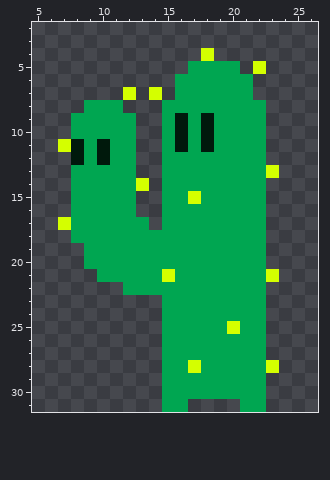
Two states of a pixel-art sprite, sprites/sPlayer6/layers/18ac662a-1482-49bd-bb9c-d6de8b1b7c3c/6a3ce9b7-af78-49fb-88b2-74bdfdd4d384.png. The picture above was drawn from the file before the commit.
The file is 32x32 pixels. Shown: x 5..26, y 2..31.
Now the later version:
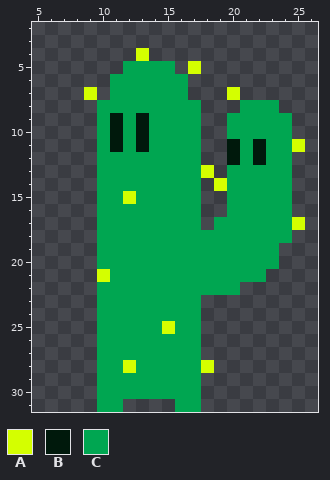
Palette (. is transparent): A #d4ff00  B #00190c  C #00a651
From old to new:
@@ x 5..26 @@
  3 ......................
- 4 .............A........
- 5 ............CCCC.A....
- 6 ...........CCCCCC.....
- 7 .......A.A.CCCCCC.....
- 8 ....CCC...CCCCCCCC....
- 9 ...CCCCC..CBCBCCCC....
-10 ...CCCCC..CBCBCCCC....
-11 ..ABCBCC..CBCBCCCC....
-12 ...BCBCC..CCCCCCCC....
-13 ...CCCCC..CCCCCCCCA...
-14 ...CCCCCA.CCCCCCCC....
-15 ...CCCCC..CCACCCCC....
-16 ...CCCCC..CCCCCCCC....
-17 ..ACCCCCC.CCCCCCCC....
-18 ...CCCCCCCCCCCCCCC....
-19 ....CCCCCCCCCCCCCC....
-20 ....CCCCCCCCCCCCCC....
-21 .....CCCCCACCCCCCCA...
-22 .......CCCCCCCCCCC....
-23 ..........CCCCCCCC....
-24 ..........CCCCCCCC....
-25 ..........CCCCCACC....
-26 ..........CCCCCCCC....
-27 ..........CCCCCCCC....
-28 ..........CCACCCCCA...
-29 ..........CCCCCCCC....
-30 ..........CCCCCCCC....
-31 ..........CC....CC....
+ 4 ........A.............
+ 5 .......CCCC.A.........
+ 6 ......CCCCCC..........
+ 7 ....A.CCCCCC...A......
+ 8 .....CCCCCCCC...CCC...
+ 9 .....CBCBCCCC..CCCCC..
+10 .....CBCBCCCC..CCCCC..
+11 .....CBCBCCCC..BCBCCA.
+12 .....CCCCCCCC..BCBCC..
+13 .....CCCCCCCCA.CCCCC..
+14 .....CCCCCCCC.ACCCCC..
+15 .....CCACCCCC..CCCCC..
+16 .....CCCCCCCC..CCCCC..
+17 .....CCCCCCCC.CCCCCCA.
+18 .....CCCCCCCCCCCCCCC..
+19 .....CCCCCCCCCCCCCC...
+20 .....CCCCCCCCCCCCCC...
+21 .....ACCCCCCCCCCCC....
+22 .....CCCCCCCCCCC......
+23 .....CCCCCCCC.........
+24 .....CCCCCCCC.........
+25 .....CCCCCACC.........
+26 .....CCCCCCCC.........
+27 .....CCCCCCCC.........
+28 .....CCACCCCCA........
+29 .....CCCCCCCC.........
+30 .....CCCCCCCC.........
+31 .....CC....CC.........
